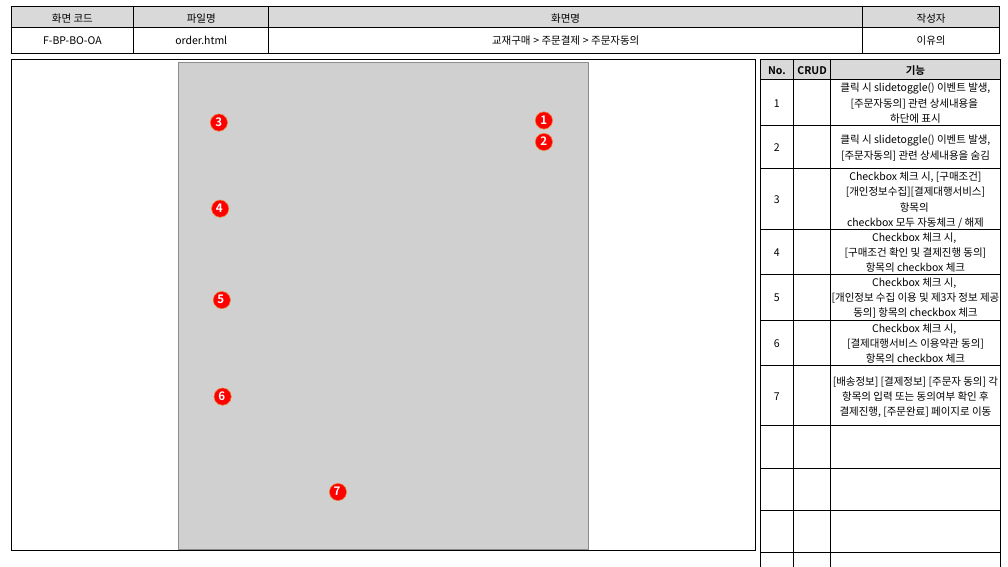
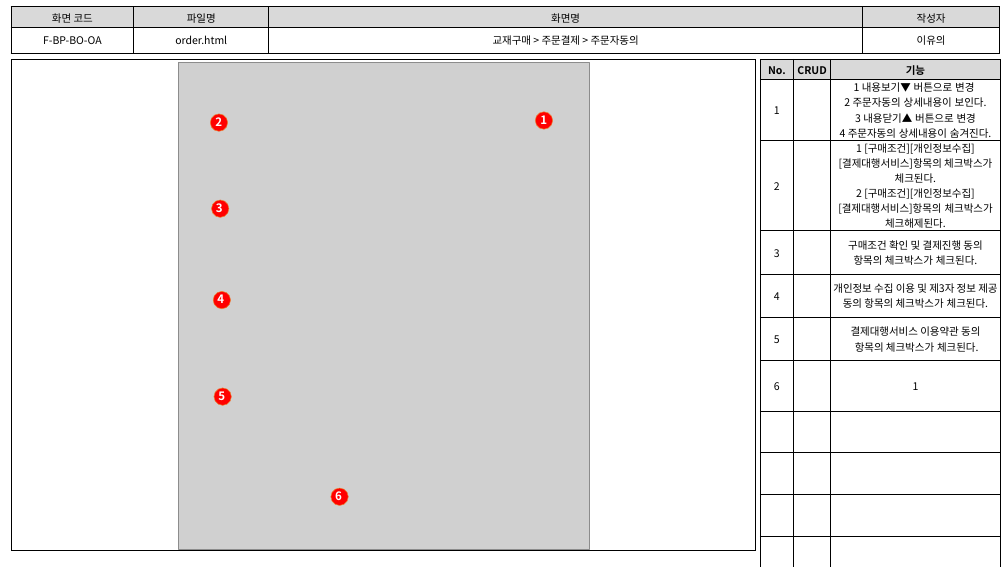
Before and after one commit to index506/cosmo6th_3thGroup, a slide deck: slide 5 of 3rd_Project/Member/Lee/기능,화면,테스트 문서/3th_Project_화면 설계도(이유의).pptx. Drawn at 1008x567 pixels with LibreOffice and Linux fonts; fonts in the diff are those of the drawing; grey boxes stand for pictures. Boxes give left, top, right and bottom in pixels: in the first picture for what was removed or moved away, otherwise in the second. Text is boxed around its words. In the diff, an @@ line names an element or a change of style, - is before the commit and + after.

```diff
--- a/3rd_Project/Member/Lee/기능,화면,테스트 문서/3th_Project_화면 설계도(이유의).pptx
+++ b/3rd_Project/Member/Lee/기능,화면,테스트 문서/3th_Project_화면 설계도(이유의).pptx
@@ table at [761,60,1001,552] @@
-row 2: 1 |  | 클릭 시 slidetoggle() 이벤트 발생, [주문자동의] 관련 상세내용을 / 하단에 표시
-row 3: 2 |  | 클릭 시 slidetoggle() 이벤트 발생, [주문자동의] 관련 상세내용을 숨김
-row 4: 3 |  | Checkbox 체크 시, [구매조건][개인정보수집][결제대행서비스]항목의 / checkbox 모두 자동체크 / 해제
-row 5: 4 |  | Checkbox 체크 시, / [구매조건 확인 및 결제진행 동의] 항목의 checkbox 체크
-row 6: 5 |  | Checkbox 체크 시, / [개인정보 수집 이용 및 제3자 정보 제공 동의] 항목의 checkbox 체크
-row 7: 6 |  | Checkbox 체크 시, / [결제대행서비스 이용약관 동의] / 항목의 checkbox 체크
-row 8: 7 |  | [배송정보] [결제정보] [주문자 동의] 각 항목의 입력 또는 동의여부 확인 후 결제진행, [주문완료] 페이지로 이동
+row 2: 1 |  | 1 내용보기▼ 버튼으로 변경 / 2 주문자동의 상세내용이 보인다. / 3 내용닫기▲ 버튼으로 변경 / 4 주문자동의 상세내용이 숨겨진다.
+row 3: 2 |  | 1 [구매조건][개인정보수집][결제대행서비스]항목의 체크박스가 체크된다. / 2 [구매조건][개인정보수집][결제대행서비스]항목의 체크박스가 체크해제된다.
+row 4: 3 |  | 구매조건 확인 및 결제진행 동의 항목의 체크박스가 체크된다.
+row 5: 4 |  | 개인정보 수집 이용 및 제3자 정보 제공 동의 항목의 체크박스가 체크된다.
+row 6: 5 |  | 결제대행서비스 이용약관 동의 / 항목의 체크박스가 체크된다.
+row 7: 6 |  | 1
@@ ellipse removed at [535,133,553,150] @@
@@ text removed at [540,133,547,145] @@
-2
@@ text at [216,200,223,212]: text changed @@
-4
+3
@@ text at [217,291,224,303]: text changed @@
-5
+4
@@ text at [218,388,225,400]: text changed @@
-6
+5
@@ ellipse: place and size @@
-ellipse at [330,483,347,501]
+ellipse at [331,488,349,506]
@@ text at [335,488,342,500]: text changed @@
-7
+6
```
Also in this commit, not shown: 4 other slides changed, 14 other files.
